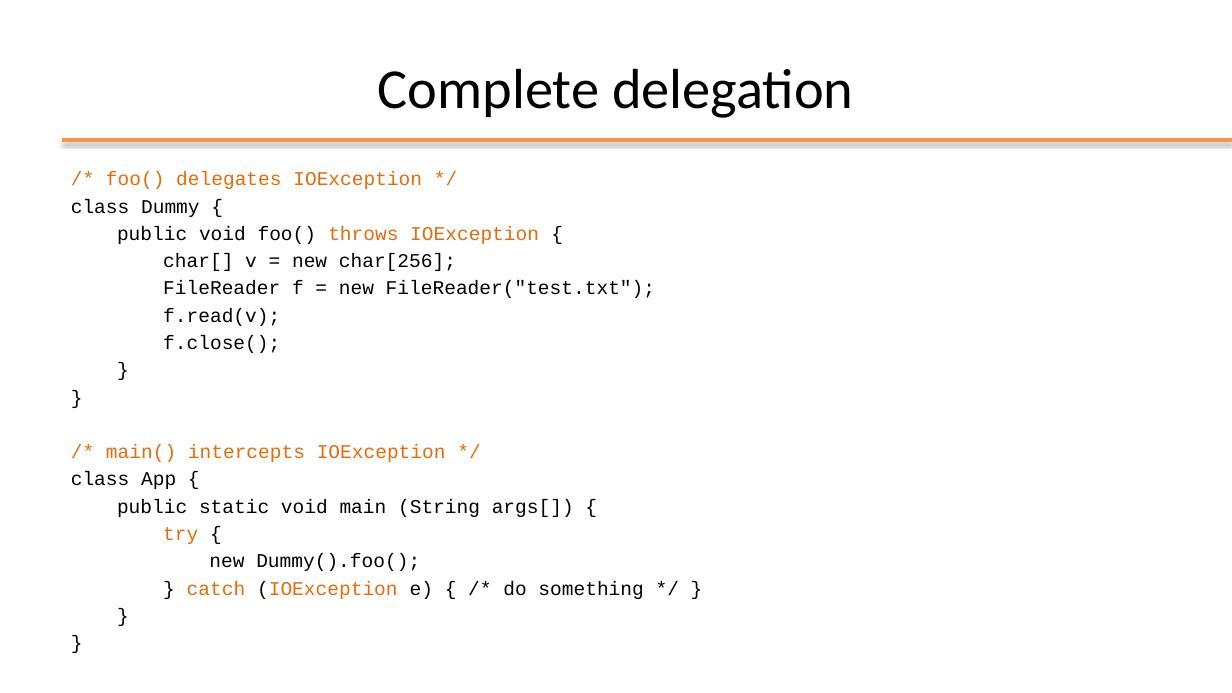
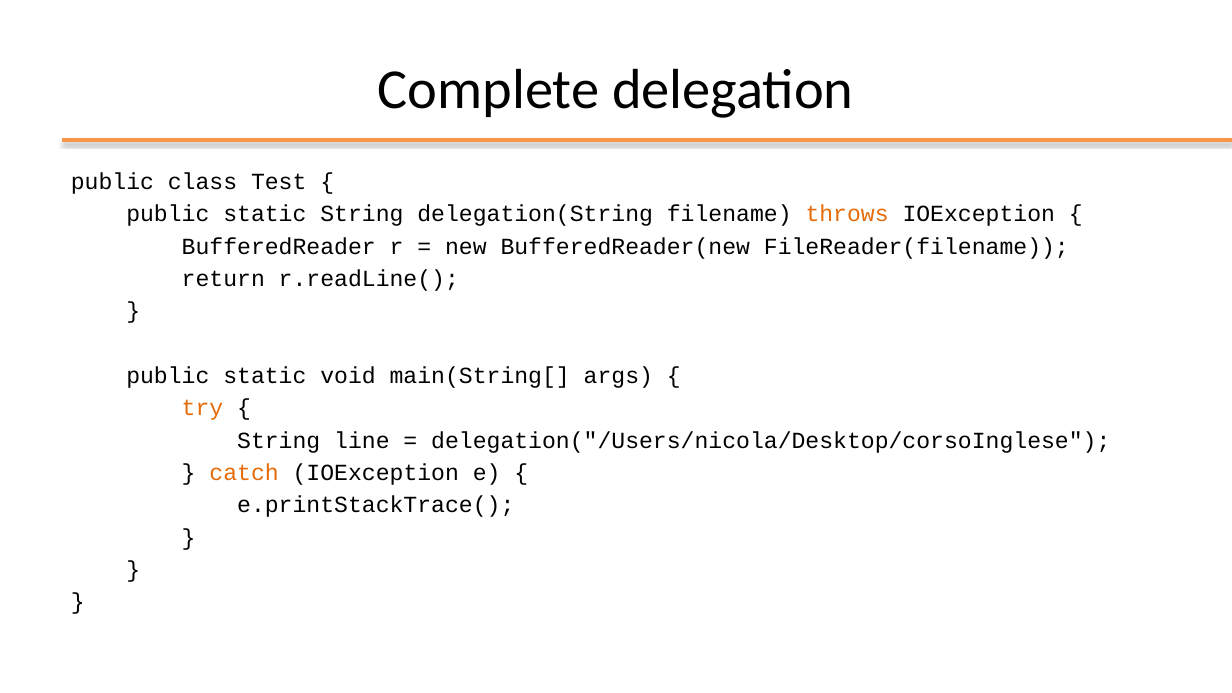
Before and after one commit to plctechnician/ooprogramming, a slide deck: slide 15 of java/slides/ppt/07 - Java Exceptions.pptx (slide 14 before the commit). Drawn at 1232x693 pixels with LibreOffice and Linux fonts; fonts in the diff are those of the drawing; background and template pictures are left out. Boxes give left, top, right and bottom in pixels: in the first picture for what was removed or moved away, otherwise in the second. Text is boxed around its words. In the diff, an @@ line names an element or a change of style, - is before the commit and + after.

```diff
--- a/java/slides/ppt/07 - Java Exceptions.pptx
+++ b/java/slides/ppt/07 - Java Exceptions.pptx
@@ text at (71, 172, 1110, 517): paragraph removed @@
-}
@@ text "public class Test {" at (71, 172, 1110, 517): size 15.2 to 18 pt in "}", "}", "}" @@
@@ text at (71, 172, 1110, 517): text changed; size 15.2 to 18 pt @@
-/* foo() delegates IOException */
-class Dummy {
-public void foo() throws IOException {
-char[] v = new char[256];
-FileReader f = new FileReader("test.txt");
-f.read(v);
-f.close();
+public class Test {
+public static String delegation(String filename) throws IOException {
+BufferedReader r = new BufferedReader(new FileReader(filename));
+return r.readLine();
+}
+public static void main(String[] args) {
+try {
+String line = delegation("/Users/nicola/Desktop/corsoInglese");
+} catch (IOException e) {
+e.printStackTrace();
@@ text at (71, 444, 643, 599): paragraphs removed @@
-/* main() intercepts IOException */
-class App {
-public static void main (String args[]) {
-try {
-new Dummy().foo();
-} catch (IOException e) { /* do something */ }
```
Also in this commit, not shown: 18 other slides changed, 6 slides removed, 14 other files.
